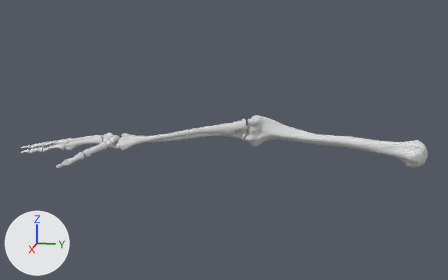
The Blender file vlabs2/vl.vlabs.com.ua/models/TheMedicine/rightArm/rightArmSkeleton.blend, before and after one commit.
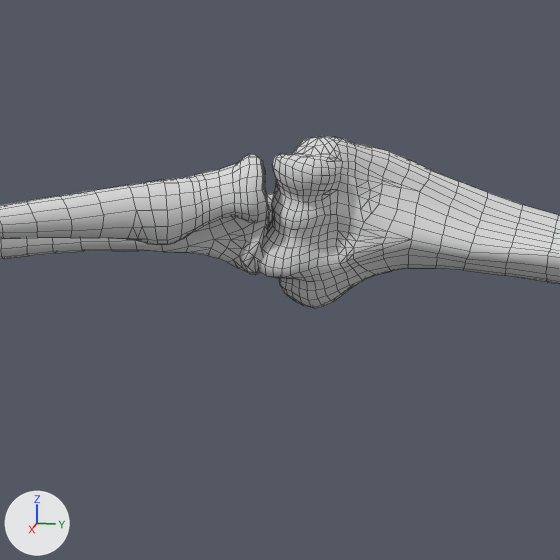
Each version is shown whole from a 50 mm lens placed at (20.64, -2.66, 5.43), pointed at (0.71, -6.65, 0.45), then close up on the part from 44% to 67% of the width and 32% to 69% of the height. Every picture has the same lights, and +X, +Y and +Z are marked at lower left. The close-ups show mesh edges as thin lines.

The first close-up shows 'humorus', 'radius', 'ulna'.
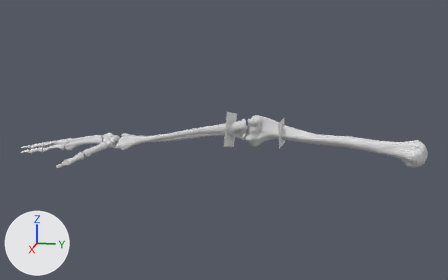
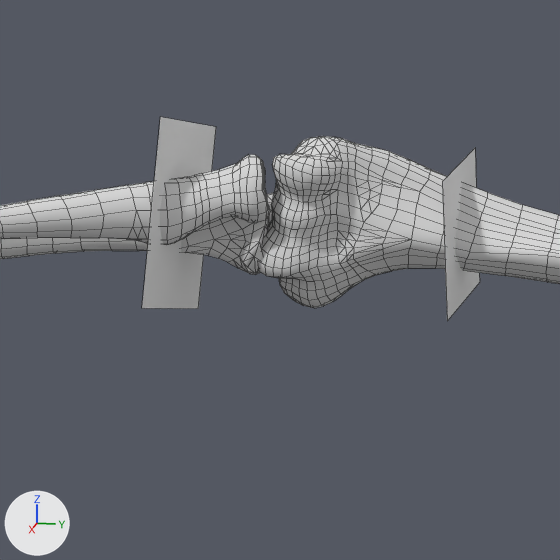
Pixel boxes [x1, y1, x2, y2] of what changed, in the close-ups (560 x 560 px):
'elbowS130', added
    after: [142, 117, 216, 309]
'elbowS1', added
    after: [442, 148, 480, 321]

The change, as a list of edits to the scene's bpy script:
```text
Add mat_s130material:
    mat_s130material = diffuse_material('s130Material')
    mat_s130material.base_color = (0.8, 0.8, 0.8)  # white #e7e7e7
Add mat_s1material:
    mat_s1material = diffuse_material('s1Material')
    mat_s1material.base_color = (0.8, 0.8, 0.8)  # white #e7e7e7
Add me_planes130:
    me_planes130.from_pydata([(0.1, -0.84, 0.07), (-0.83, -0.11, -0.13), (0.83, 0.11, 0.13), (-0.1, 0.84, -0.07)], [], [(0, 1, 3, 2)])
    me_planes130.materials.append(mat_s130material)  # its picture is missing
Add me_planes1:
    me_planes1.from_pydata([(-0.449, -0.449, 0.0), (0.449, -0.449, 0.0), (-0.449, 0.449, 0.0), (0.449, 0.449, 0.0)], [], [(0, 1, 3, 2)])
    me_planes1.materials.append(mat_s1material)  # its picture is missing
Add ob_elbows130:
    ob_elbows130 = bpy.data.objects.new('elbowS130', me_planes130)
    ob_elbows130.parent = ob_radius
    ob_elbows130.matrix_parent_inverse = Matrix(((1.0, 0.0, 0.0, 0.103), (0.0, 0.0, 1.0, -0.897), (0.0, -1.0, 0.0, -6.044), (0.0, 0.0, 0.0, 1.0)))
    ob_elbows130.location = (-0.235, -6.606, 0.593)
    ob_elbows130.rotation_euler = (-1.407, -3.803, -3.076)  # degrees (-81, -218, -176)
Add ob_elbows1:
    ob_elbows1 = bpy.data.objects.new('elbowS1', me_planes1)
    ob_elbows1.parent = ob_humorus
    ob_elbows1.matrix_parent_inverse = Matrix(((1.0, 0.0, 0.0, 0.0), (0.0, 0.0, 1.0, 0.0), (0.0, -1.0, 0.0, 0.0), (0.0, 0.0, 0.0, 1.0)))
    ob_elbows1.location = (-0.37, -4.821, 0.525)
    ob_elbows1.rotation_euler = (0.757, -4.648, -0.938)  # degrees (43, -266, -54)
```
